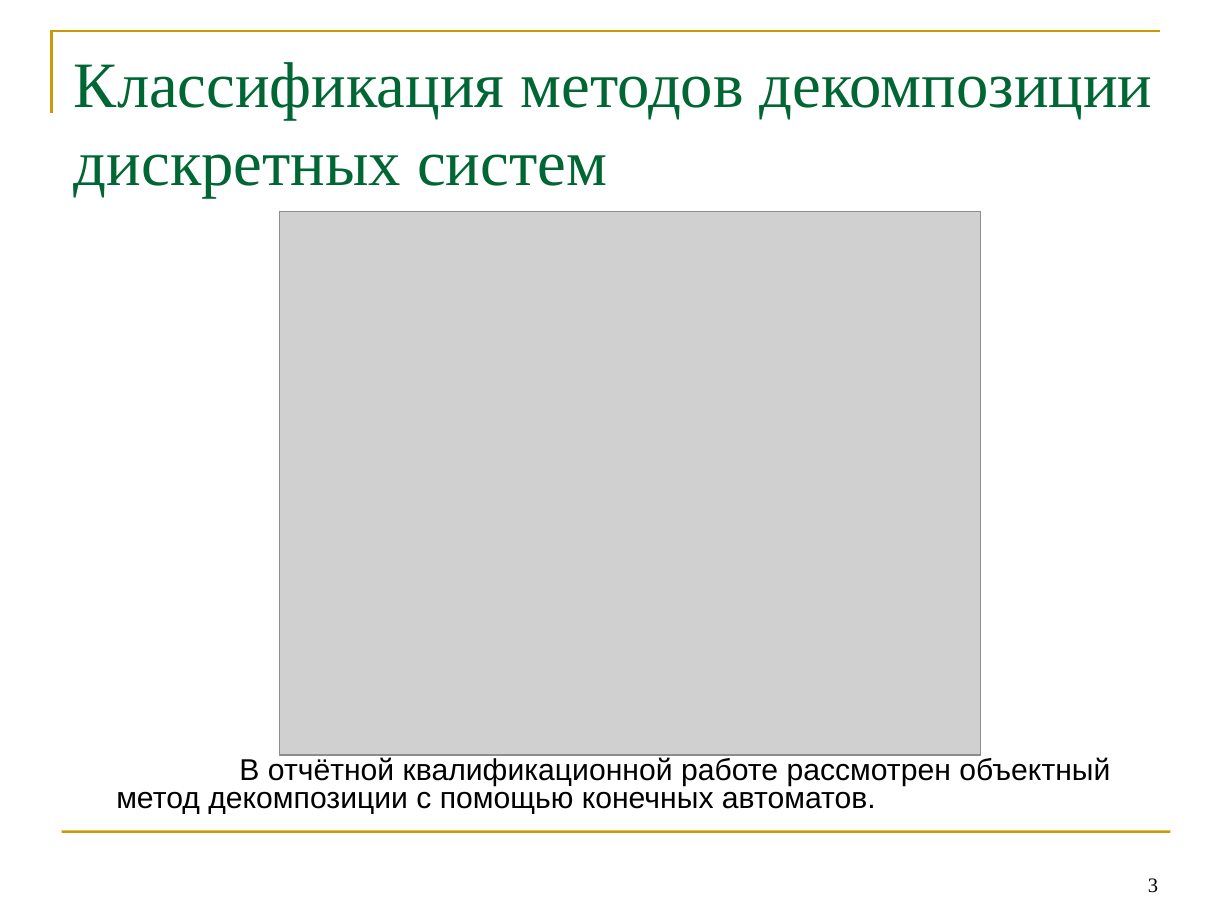
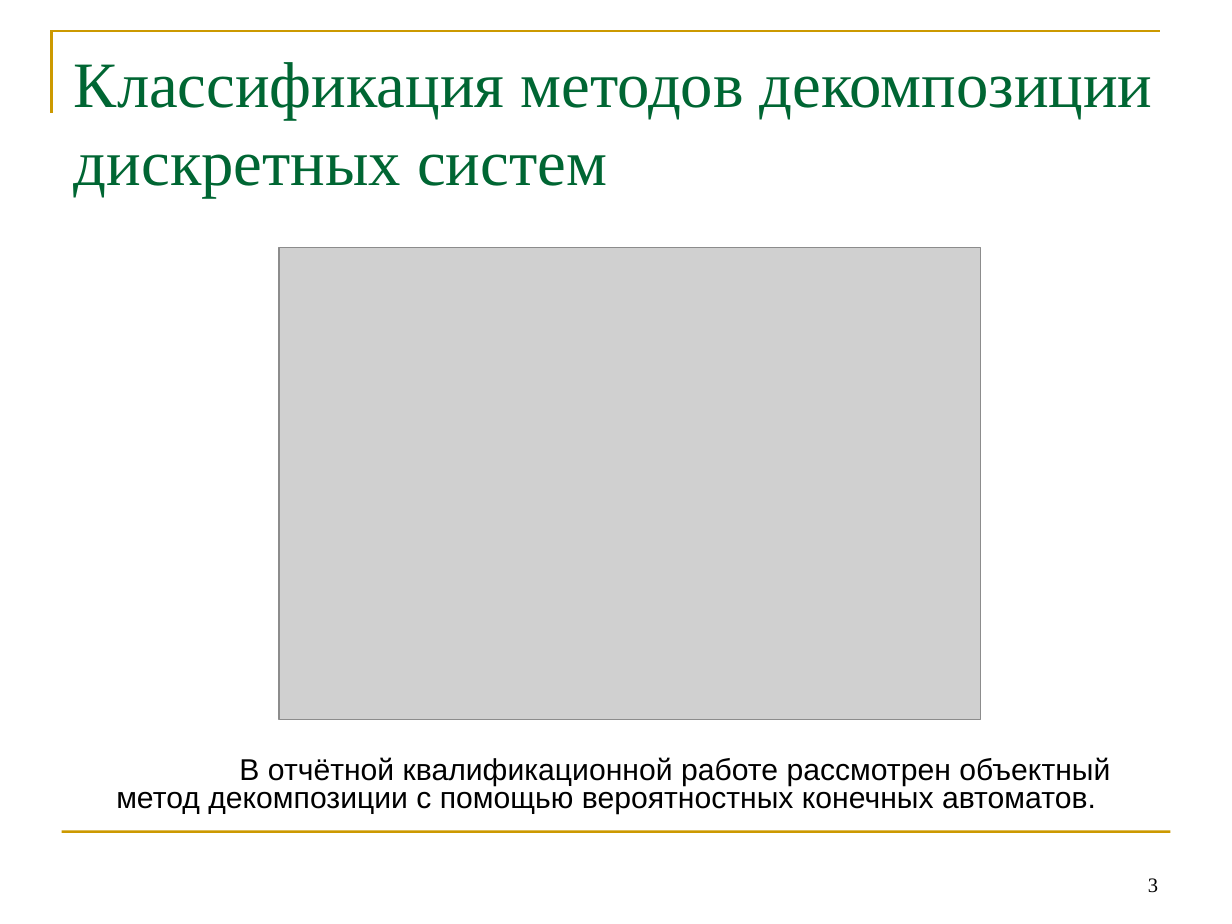
Before and after one commit to erad888/fsm-decompose, a slide deck: slide 3 of Презентация1.pptx. Drawn at 1232x924 pixels with LibreOffice and Linux fonts; fonts in the diff are those of the drawing; grey boxes stand for pictures. Boxes give left, top, right and bottom in pixels: in the first picture for what was removed or moved away, otherwise in the second. Text is boxed around its words. In the diff, an @@ line names an element or a change of style, - is before the commit and + after.

```diff
--- a/Презентация1.pptx
+++ b/Презентация1.pptx
@@ picture: place and size @@
-picture at [280,212,982,755]
+picture at [280,248,982,719]
@@ text at [116,757,1110,815]: text changed @@
-В отчётной квалификационной работе рассмотрен объектный метод декомпозиции с помощью конечных автоматов.
+В отчётной квалификационной работе рассмотрен объектный метод декомпозиции с помощью вероятностных конечных автоматов.
```
Also in this commit, not shown: 10 other slides changed, 1 slide added, 5 other files.
